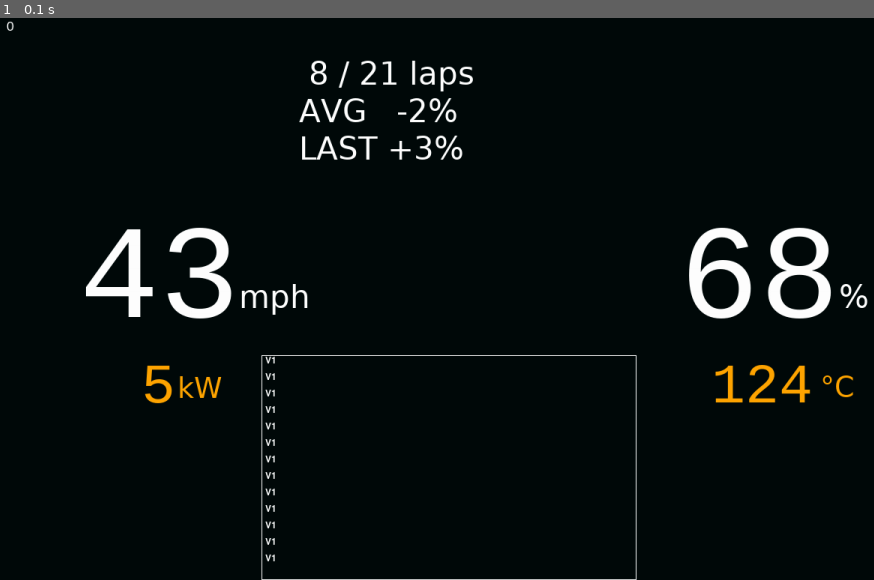
Above: before the commit, frame 1.
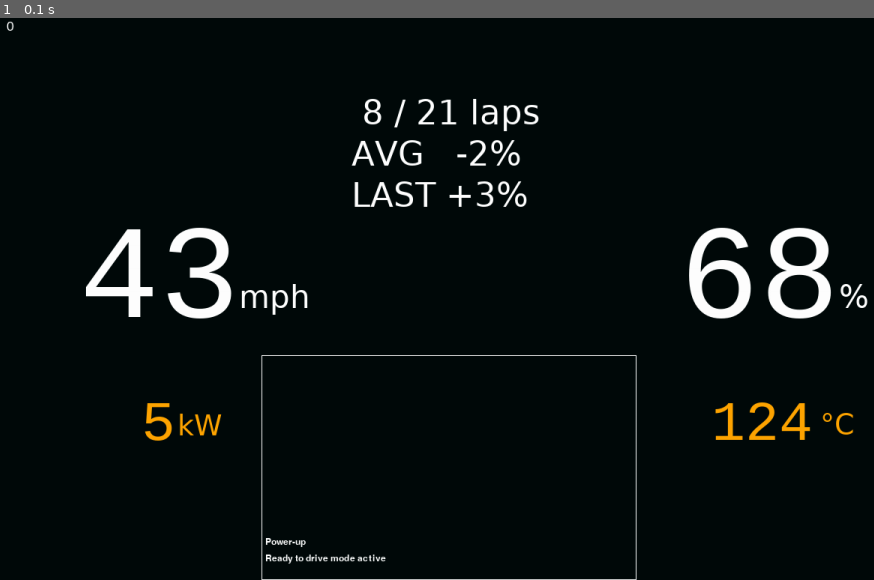
Above: after the commit, the same moment.

Repository: daniel-bara/F22ev-dashboard
Game: pygame game, started from pygame_demo.py
Same seed, same stepped clock (60 frames per second), same inputs: the game is played once before the commit and once after it.
Inputs:
- Up to frame 1 (0.1 s): no input

The runs differ from the first frame. In frame 1, 2.9% of the frame differs, in the area x 16-98%, y 7-98%.

Commit message:
Update graphics

Diff:
--- a/pygame_demo.py
+++ b/pygame_demo.py
@@ -11,15 +11,18 @@
 # white = (255, 255, 255)
 
 clock = pygame.time.Clock()
-crashed = False
+stopped = False
+
 CAN_MESSAGES_POS = (350, 450)
 CAN_MESSAGES_DIM = (500, 300)
 
+LAP_INFO_POS = (470, 100)
+
 SPEED_POS = (0, 250)
-POWER_OUTPUT_POS = (100, 450)
+POWER_OUTPUT_POS = (100, 500)
 BATT_CHG_POS = (800, 250)
-BATT_TMP_POS = (950, 450)
-LAP_INFO_POS = (400, 50)
+BATT_TMP_POS = (950, 500)
+
 
 BATT_CHG_COL = pygame.Color('white')
 BATT_TMP_COL = pygame.Color('orange')
@@ -36,12 +39,14 @@
 SPEED_UNIT_FONT = pygame.font.SysFont("lucida sans", 42)
 POWER_OUTPUT_FONT = pygame.font.SysFont("lucida console", 75)
 POWER_OUTPUT_UNIT_FONT = pygame.font.SysFont("lucida sans", 38)
-LAP_INFO_FONT = pygame.font.SysFont("lucida sans", 42)
+LAP_INFO_FONT = pygame.font.SysFont("lucida sans", 45)
 CAN_MSG_FONT = pygame.font.SysFont("leelawadee ui", 18)
 
 CAN_MESSAGES_LINE_SPACING = 22
 CAN_MESSAGES_PADDING = 5
 MAX_CAN_MESSAGE_COUNT = 13
+
+LAP_INFO_SPACING = 55
 
 
 class Fps:
@@ -60,9 +65,11 @@
         self.total_laps = 21
         self.current_lap = 8
 
+
 class CanDisplay:
     """collects CAN bus messages
     newer messages are at lower index"""
+
     def __init__(self, max_message_count: int):
         self.messages = []
         self.max_message_count = max_message_count
@@ -82,14 +89,13 @@
 fps_counter = Fps()
 lap_counter = LapCounter()
 can_display = CanDisplay(MAX_CAN_MESSAGE_COUNT)
-can_display.insert("Powerup")
+can_display.insert("Power-up")
 can_display.insert("Ready to drive mode active")
-for _ in range(20):
-    can_display.insert("V1")
-while not crashed:
+
+while not stopped:
     for event in pygame.event.get():
         if event.type == pygame.QUIT:
-            crashed = True
+            stopped = True
     gameDisplay.fill((0, 10, 10))
 
     # battery charge
@@ -99,7 +105,8 @@
 
     # battery temperature
     battery_temperature = 124
-    gameDisplay.blit(BATT_TMP_FONT.render(str(int(battery_temperature)).rjust(3, " "), True, BATT_TMP_COL), BATT_TMP_POS)
+    gameDisplay.blit(BATT_TMP_FONT.render(str(int(battery_temperature)).rjust(3, " "), True, BATT_TMP_COL),
+                     BATT_TMP_POS)
     gameDisplay.blit(BATT_TMP_UNIT_FONT.render("°C", True, BATT_TMP_COL), (BATT_TMP_POS[0] + 145, BATT_TMP_POS[1] + 20))
 
     speed = 43
@@ -108,36 +115,37 @@
 
     # power output
     power_output = 5
-    gameDisplay.blit(POWER_OUTPUT_FONT.render(str(int(power_output)).rjust(3, " "), True, POWER_OUTPUT_COL), POWER_OUTPUT_POS)
+    gameDisplay.blit(POWER_OUTPUT_FONT.render(str(int(power_output)).rjust(3, " "), True, POWER_OUTPUT_COL),
+                     POWER_OUTPUT_POS)
     gameDisplay.blit(POWER_OUTPUT_UNIT_FONT.render("kW", True, POWER_OUTPUT_COL),
                      (POWER_OUTPUT_POS[0] + 138, POWER_OUTPUT_POS[1] + 21))
 
     # lap info
-    LAP_INFO_SPACING = 50
-    gameDisplay.blit(LAP_INFO_FONT.render(str(lap_counter.current_lap).rjust(2, " ") + " / " + str(lap_counter.total_laps) + " laps",
-                                          True, LAP_INFO_COL), LAP_INFO_POS)
+    gameDisplay.blit(
+        LAP_INFO_FONT.render(str(lap_counter.current_lap).rjust(2, " ") + " / " + str(lap_counter.total_laps) + " laps",
+                             True, LAP_INFO_COL), LAP_INFO_POS)
     power_consumption_feedback_average = -2
     power_consumption_feedback_average_text = ("+" * (power_consumption_feedback_average >= 1)) + \
                                               str(int(power_consumption_feedback_average))
     gameDisplay.blit(LAP_INFO_FONT.render("AVG   " + power_consumption_feedback_average_text + "%",
-                                          True, LAP_INFO_COL), (LAP_INFO_POS[0], LAP_INFO_POS[1]+LAP_INFO_SPACING))
+                                          True, LAP_INFO_COL), (LAP_INFO_POS[0], LAP_INFO_POS[1] + LAP_INFO_SPACING))
 
     power_consumption_feedback_total = 3
     power_consumption_feedback_total_text = ("+" * (power_consumption_feedback_total >= 1)) + \
                                             str(int(power_consumption_feedback_total))
     gameDisplay.blit(LAP_INFO_FONT.render("LAST " + power_consumption_feedback_total_text + "%",
-                                          True, LAP_INFO_COL), (LAP_INFO_POS[0], LAP_INFO_POS[1]+LAP_INFO_SPACING*2))
+                                          True, LAP_INFO_COL),
+                     (LAP_INFO_POS[0], LAP_INFO_POS[1] + LAP_INFO_SPACING * 2))
 
     # CAN messages
     r = pygame.rect.Rect(*CAN_MESSAGES_POS, *CAN_MESSAGES_DIM)
     pygame.draw.rect(gameDisplay, pygame.Color("white"), r, 1)
 
-
     for i, m in enumerate(can_display.get_messages()):
         gameDisplay.blit(CAN_MSG_FONT.render(m, True, pygame.Color('white')),
                          (CAN_MESSAGES_POS[0] + CAN_MESSAGES_PADDING,
                           CAN_MESSAGES_POS[1] + CAN_MESSAGES_DIM[1] -
-                          CAN_MESSAGES_LINE_SPACING * i - CAN_MESSAGES_PADDING-30))
+                          CAN_MESSAGES_LINE_SPACING * i - CAN_MESSAGES_PADDING - 30))
 
     gameDisplay.blit(fps_counter.update(), (10, 0))
 
